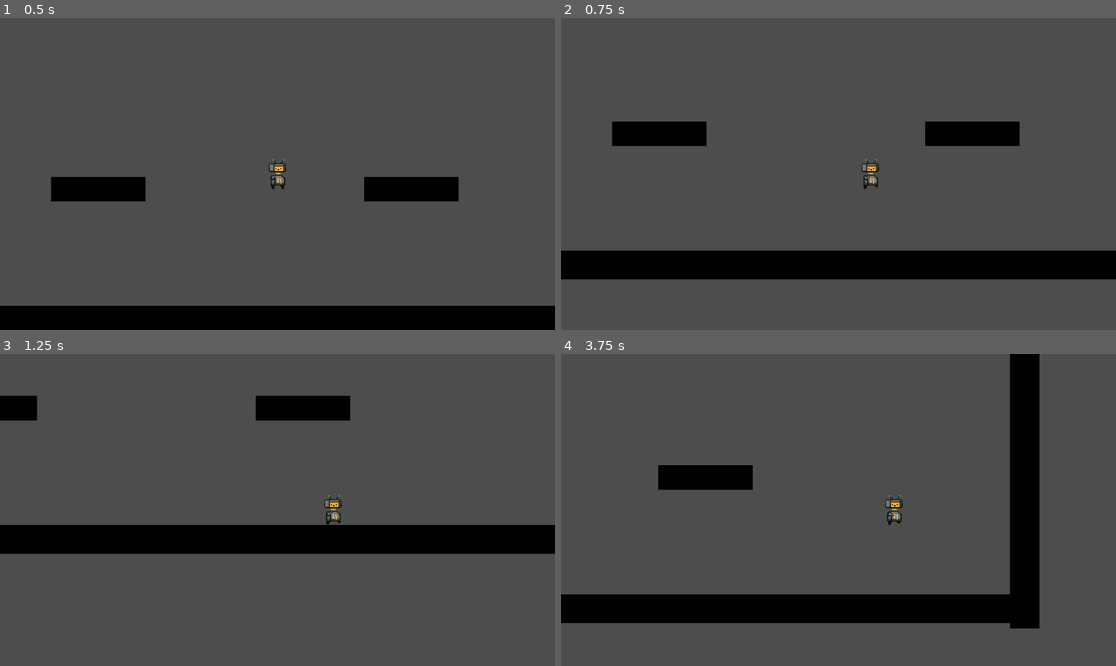
Above: before the commit, frames 1-4 (two rows, left to right).
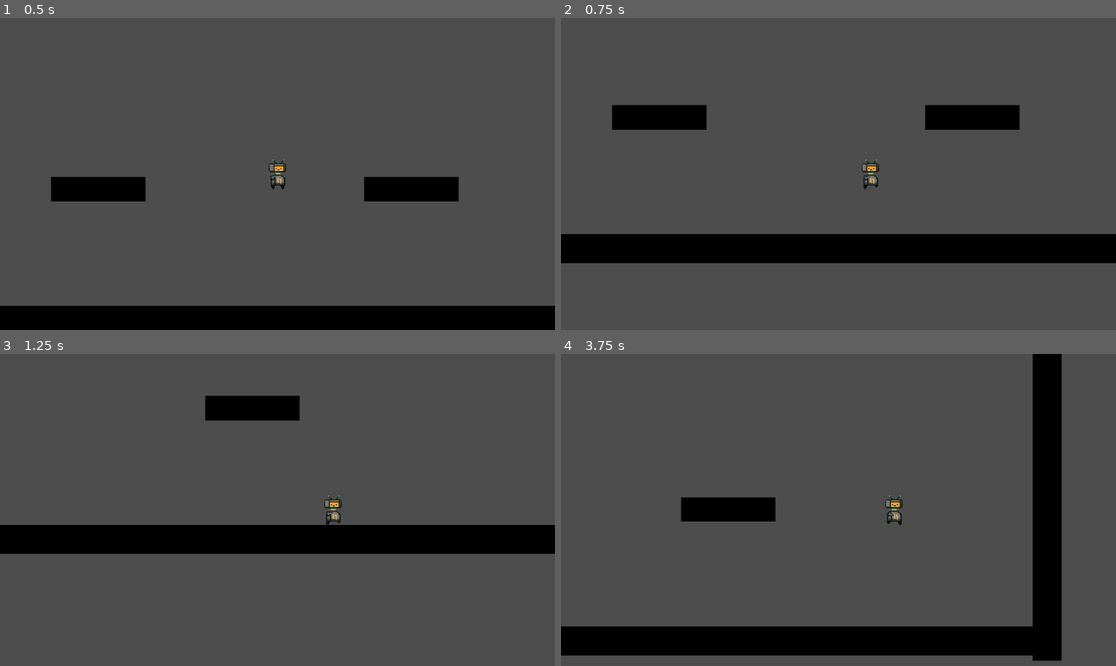
Above: after the commit, the same moments.

Repository: BenjaminWootten/speedjam-4
Game: Godot game, scene res://test_level.tscn
Same seed, same stepped clock (60 frames per second), same inputs: the game is played once before the commit and once after it.
Inputs (mouse positions are in pixels of both pictures, inside the frame that each line leads up to):
- Up to frame 1 (0.5 s): no input
- Up to frame 2 (0.75 s): move the mouse to (960, 158) at 0.52 s; hold D (right) from 0.53 s (still down); click (960, 158) at 0.6 s
- Up to frame 3 (1.25 s): keep holding D (right); tap W (up) at 0.77 s
- Up to frame 4 (3.75 s): move the mouse to (727, 525) at 1.27 s; click (727, 525) at 1.35 s; tap W (up) at 1.52, 3.02 s; move the mouse to (894, 441) at 2.02 s; release D (right) at 2.03 s; hold A (left) 2.03-2.78 s; click (894, 441) at 2.1 s; move the mouse to (810, 572) at 2.77 s; hold D (right) from 2.78 s (still down); click (810, 572) at 2.85 s; move the mouse to (1005, 556) at 3.52 s; click (1005, 556) at 3.6 s

Frame 1 is identical in both runs. In frame 2, 14% of the frame differs, in the area x 0-100%, y 27-84%; in frame 3, 2.0%; in frame 4, 26%, in the area x 0-91%, y 0-99%.

Commit message:
grapple semi working

Diff:
--- a/grapple.gd
+++ b/grapple.gd
@@ -1,6 +1,7 @@
 extends Node2D
 
 @onready var ray = $RayCast2D
+
 
 # Called every frame. 'delta' is the elapsed time since the previous frame.
 func _process(delta):
--- a/robot.gd
+++ b/robot.gd
@@ -12,6 +12,7 @@
 
 var grappling = false
 var grapple_point
+var grapple_length
 
 # Get the gravity from the project settings to be synced with RigidBody nodes.
 var gravity = ProjectSettings.get_setting("physics/2d/default_gravity")
@@ -32,13 +33,13 @@
 		if collision:
 			grappling = true
 			grapple_point = collision
+			grapple_length = global_position.distance_to(grapple_point)
 
 	if Input.is_action_just_released("grapple"):
 		grappling = false
 
 	if grappling:
-		self.position.x = move_toward(position.x, grapple_point.x, GRAPPLE_VELOCITY)
-		self.position.y = move_toward(position.y, grapple_point.y, GRAPPLE_VELOCITY)
+		swing(delta)
 
 	# Get the input direction and handle the movement/deceleration.
 	# As good practice, you should replace UI actions with custom gameplay actions.
@@ -58,3 +59,15 @@
 		sprite.play("default")
 
 	move_and_slide()
+
+func swing(delta):
+	var radius = global_position - grapple_point
+	if radius.length() > 10 and velocity.length() > 0.01:
+		var angle = acos(radius.dot(velocity) / (radius.length() * velocity.length()))
+		var rad_vel = cos(angle) * velocity.length()
+		velocity += radius.normalized() * -rad_vel
+
+		if global_position.distance_to(grapple_point) > grapple_length:
+			global_position = grapple_point + radius.normalized() * grapple_length
+
+		velocity += (grapple_point - global_position).normalized() * 15000 * delta
--- a/robot.tscn
+++ b/robot.tscn
@@ -95,6 +95,7 @@
 
 [node name="robot" type="CharacterBody2D"]
 scale = Vector2(2, 2)
+collision_layer = 0
 script = ExtResource("1_ypht3")
 
 [node name="AnimatedSprite2D" type="AnimatedSprite2D" parent="."]
Not shown: 1 places in test_level.tscn that only renumber resources
